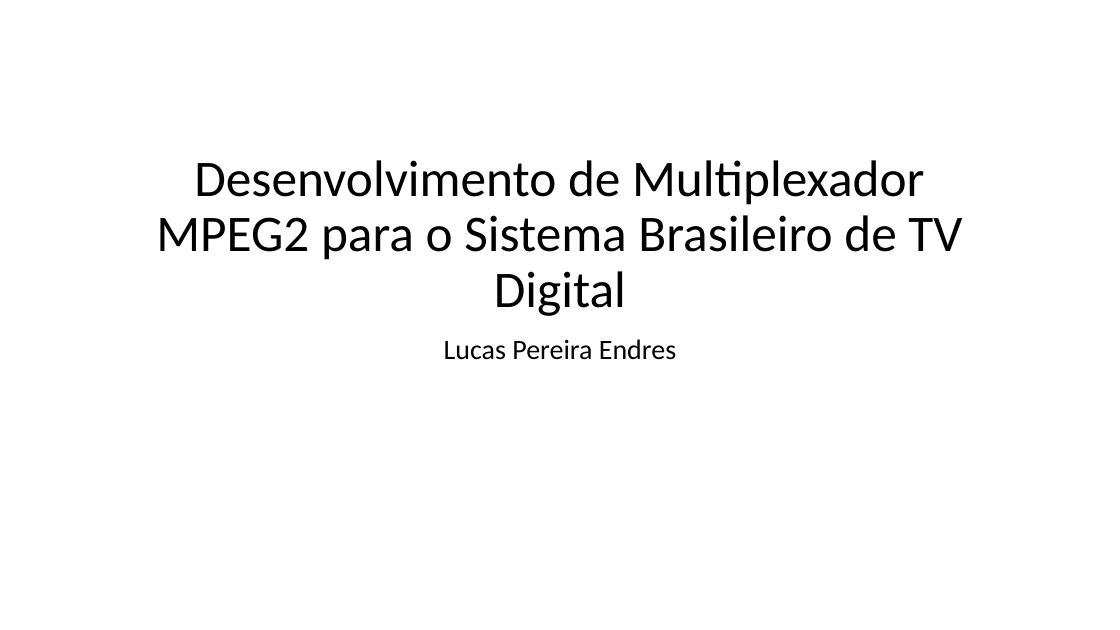
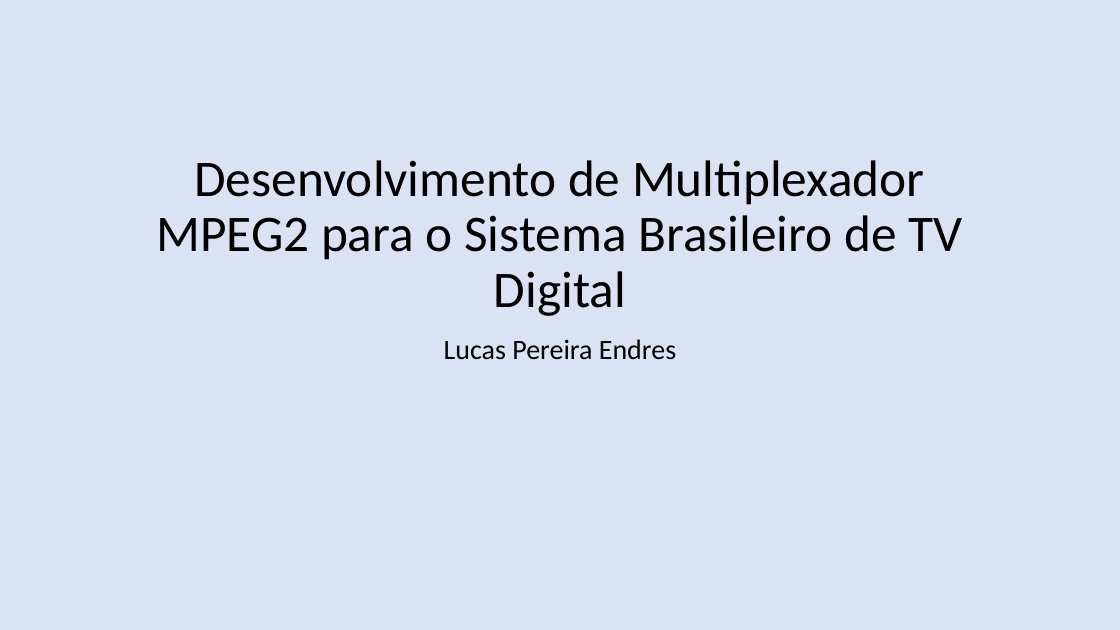
Before and after one commit to nasall2/TCC, a slide deck: slide 1 of relatorio/abntex2-modelos-1.9.2/figuras/apresentacao.pptx. Drawn at 1120x630 pixels with LibreOffice and Linux fonts; fonts in the diff are those of the drawing. Boxes give left, top, right and bottom in pixels: in the first picture for what was removed or moved away, otherwise in the second. Text is boxed around its words. In the diff, an @@ line names an element or a change of style, - is before the commit and + after.

```diff
--- a/relatorio/abntex2-modelos-1.9.2/figuras/apresentacao.pptx
+++ b/relatorio/abntex2-modelos-1.9.2/figuras/apresentacao.pptx
@@ background #FFFFFF to #DAE3F3 @@
```
Also in this commit, not shown: 6 other slides changed, 8 slides added, 2 slides removed, 4 other files.
